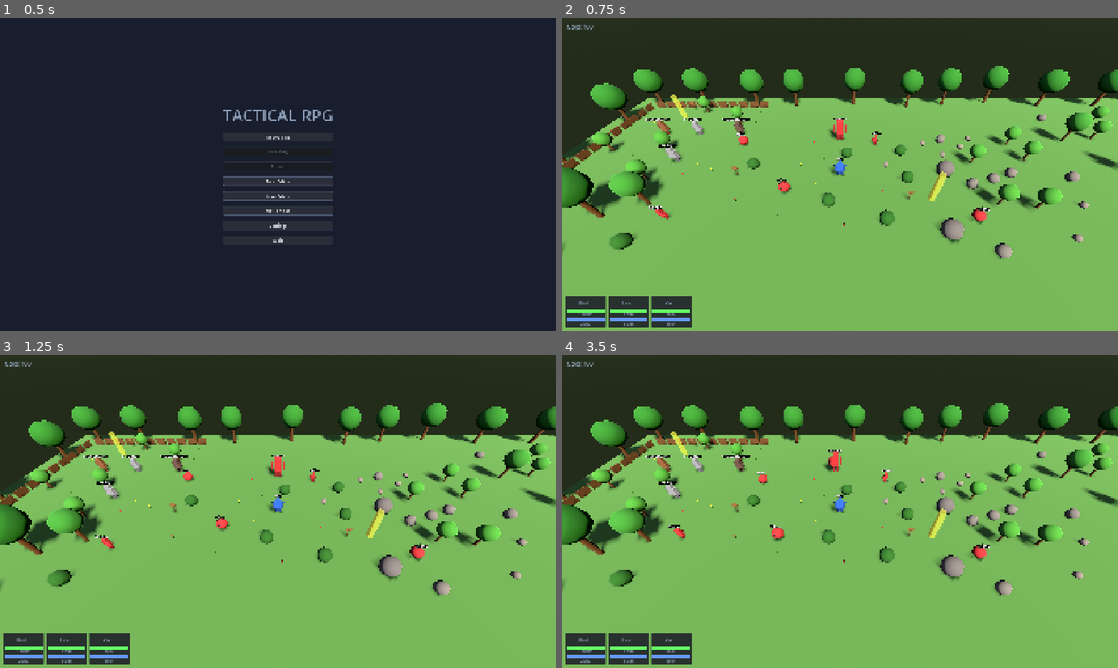
Above: before the commit, frames 1-4 (two rows, left to right).
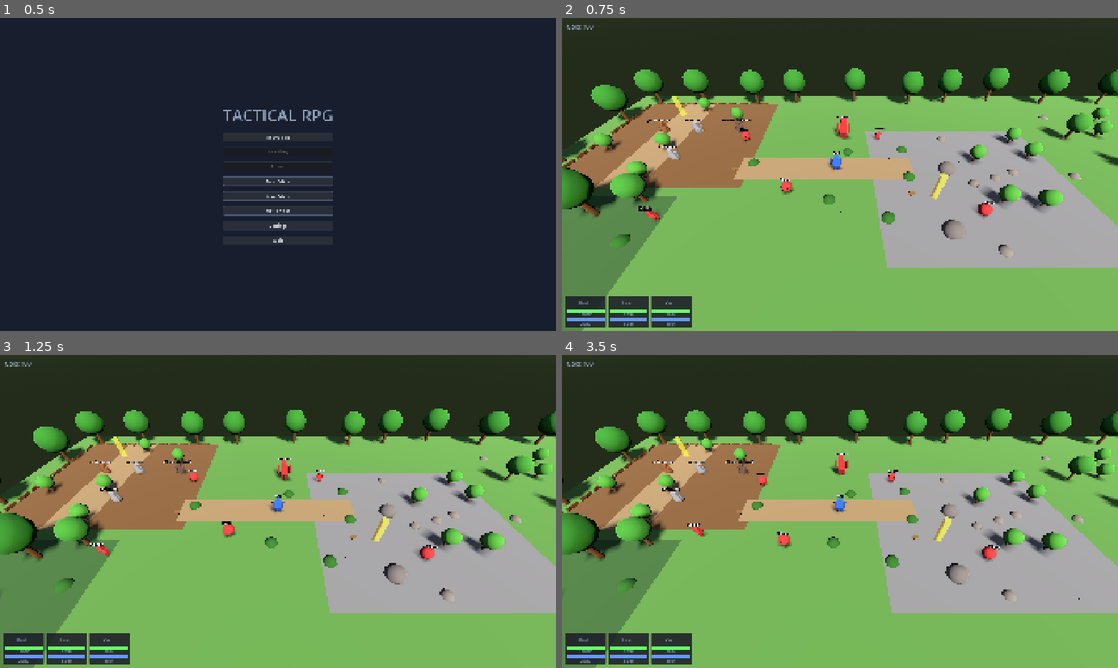
Above: after the commit, the same moments.

Repository: LampeB/tactical-rpg-game
Game: Godot game, scene res://scenes/main_menu/main_menu.tscn
Same seed, same stepped clock (60 frames per second), same inputs: the game is played once before the commit and once after it.
Inputs (mouse positions are in pixels of both pictures, inside the frame that each line leads up to):
- Up to frame 1 (0.5 s): no input
- Up to frame 2 (0.75 s): click "New Game" at 0.5 s
- Up to frame 3 (1.25 s): no input
- Up to frame 4 (3.5 s): tap Enter at 1.25 s; move the mouse to (962, 495) at 1.27 s; hold D (move_right) 1.28-2 s; hold T (fast_travel) 1.28-2 s; click (962, 495) at 1.42 s; tap Space at 1.52 s; click "Travel" at 2 s; click "Cancel" at 2.75 s

Frame 1 is identical in both runs. In frame 2, 30% of the frame differs, in the area x 0-100%, y 15-100%; in frame 3, 36%; in frame 4, 36%.

Commit message:
Replace CSG ground plane with GridMap terrain zones
Build MeshLibrary at runtime with 8 block types (Grass, Dirt, Stone,
Water, Path, Sand, DarkGrass, Snow) and paint 80x50 GridMap cells
by zone: dirt town, stone cave, path roads, dark grass forests,
sand/water pond in eastern wilds.

Co-Authored-By: Claude Opus 4.6 <noreply@anthropic.com>

Diff:
--- a/scenes/world/overworld.gd
+++ b/scenes/world/overworld.gd
@@ -28,6 +28,19 @@
 const _FLOWER_RED := preload("res://scenes/world/objects/flower_red.tscn")
 const _FLOWER_YELLOW := preload("res://scenes/world/objects/flower_yellow.tscn")
 const _GRASS := preload("res://scenes/world/objects/grass_tuft.tscn")
+
+# Terrain block types (indices match tools/generate_mesh_library.gd)
+enum Block { GRASS, DIRT, STONE, WATER, PATH, SAND, DARK_GRASS, SNOW }
+const BLOCK_COLORS = [
+	Color(0.35, 0.55, 0.25, 1.0),  # Grass
+	Color(0.45, 0.32, 0.18, 1.0),  # Dirt
+	Color(0.5, 0.5, 0.5, 1.0),     # Stone
+	Color(0.2, 0.4, 0.8, 0.7),     # Water
+	Color(0.6, 0.5, 0.35, 1.0),    # Path
+	Color(0.85, 0.77, 0.55, 1.0),  # Sand
+	Color(0.25, 0.4, 0.2, 1.0),    # DarkGrass
+	Color(0.9, 0.9, 0.95, 1.0),    # Snow
+]
 
 var _message_timer: float = 0.0
 var _current_message: String = ""
@@ -82,6 +95,9 @@
 
 	# Snap camera to player immediately, then allow smooth follow
 	_orbit_camera.global_position = _player.global_position
+
+	# Build terrain grid (replaces CSG ground plane)
+	_build_terrain()
 
 	# Populate world with decorations (trees, rocks, bushes, etc.)
 	_populate_world()
@@ -313,6 +329,71 @@
 	_pause_menu_instance = null
 	SceneManager.clear_stack()
 	SceneManager.replace_scene("res://scenes/main_menu/main_menu.tscn")
+
+
+# === Terrain ===
+
+func _build_terrain() -> void:
+	## Creates a GridMap terrain with painted zones replacing the old flat ground plane.
+	var lib := MeshLibrary.new()
+	for i in BLOCK_COLORS.size():
+		lib.create_item(i)
+		var mesh := BoxMesh.new()
+		mesh.size = Vector3(1, 1, 1)
+		var mat := StandardMaterial3D.new()
+		mat.albedo_color = BLOCK_COLORS[i]
+		if BLOCK_COLORS[i].a < 1.0:
+			mat.transparency = BaseMaterial3D.TRANSPARENCY_ALPHA
+		mesh.material = mat
+		lib.set_item_mesh(i, mesh)
+		var shape := BoxShape3D.new()
+		shape.size = Vector3(1, 1, 1)
+		lib.set_item_shapes(i, [shape, Transform3D.IDENTITY])
+
+	var grid := GridMap.new()
+	grid.name = "Terrain"
+	grid.mesh_library = lib
+	grid.cell_size = Vector3(1, 1, 1)
+	grid.collision_layer = 1
+	grid.collision_mask = 0
+	grid.position.y = -0.5  # Top surface aligns with Y=0
+
+	for x in range(80):
+		for z in range(50):
+			grid.set_cell_item(Vector3i(x, 0, z), _get_terrain_block(x, z))
+
+	add_child(grid)
+	DebugLogger.log_info("Built GridMap terrain: 80x50 cells", "Overworld")
+
+
+func _get_terrain_block(x: int, z: int) -> int:
+	## Returns the block type for a grid cell based on world zones.
+	# Small pond in eastern wilds
+	if x >= 56 and x <= 59 and z >= 21 and z <= 24:
+		return Block.WATER
+	# Sand beach around pond
+	if x >= 55 and x <= 60 and z >= 20 and z <= 25:
+		return Block.SAND
+	# Road from town to cave (z:15-17, x:20→36)
+	if x >= 20 and x <= 36 and z >= 15 and z <= 17:
+		return Block.PATH
+	# Town main street (x:8-11)
+	if x >= 8 and x <= 11 and z >= 3 and z <= 18:
+		return Block.PATH
+	# Cave area (x:33-50, z:10-25)
+	if x >= 33 and x <= 50 and z >= 10 and z <= 25:
+		return Block.STONE
+	# Town area (x:3-20, z:3-18)
+	if x >= 3 and x <= 20 and z >= 3 and z <= 18:
+		return Block.DIRT
+	# Forest West (x:0-15, z:20-48)
+	if x <= 15 and z >= 20 and z <= 48:
+		return Block.DARK_GRASS
+	# Forest North (x:15-65, z:35-48)
+	if x >= 15 and x <= 65 and z >= 35 and z <= 48:
+		return Block.DARK_GRASS
+	# Default: open grassland
+	return Block.GRASS
 
 
 # === World Population ===
--- a/scenes/world/overworld.tscn
+++ b/scenes/world/overworld.tscn
@@ -20,29 +20,11 @@
 [sub_resource type="SphereShape3D" id="interaction_sphere"]
 radius = 1.5
 
-[sub_resource type="BoxShape3D" id="ground_collision"]
-size = Vector3(80, 0.1, 50)
-
-[sub_resource type="StandardMaterial3D" id="ground_mat"]
-albedo_color = Color(0.35, 0.55, 0.25, 1)
 
 [node name="Overworld" type="Node3D"]
 script = ExtResource("1")
 
 [node name="Environment3D" parent="." instance=ExtResource("10_env")]
-
-[node name="Ground" type="StaticBody3D" parent="."]
-collision_layer = 1
-collision_mask = 0
-
-[node name="GroundMesh" type="CSGBox3D" parent="Ground"]
-size = Vector3(80, 0.1, 50)
-position = Vector3(40, -0.05, 25)
-material = SubResource("ground_mat")
-
-[node name="CollisionShape3D" type="CollisionShape3D" parent="Ground"]
-transform = Transform3D(1, 0, 0, 0, 1, 0, 0, 0, 1, 40, -0.05, 25)
-shape = SubResource("ground_collision")
 
 [node name="LocationMarkers" type="Node3D" parent="."]
 
Not shown: 1 places in scenes/world/overworld.tscn that only renumber resources
